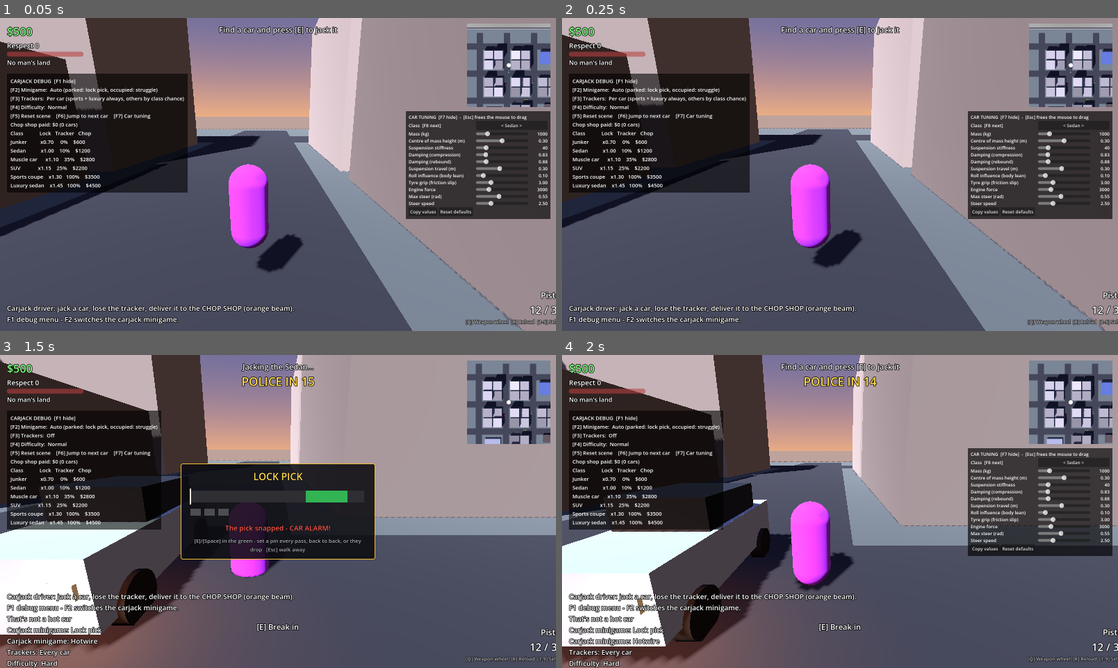
Above: before the commit, frames 1-4 (two rows, left to right).
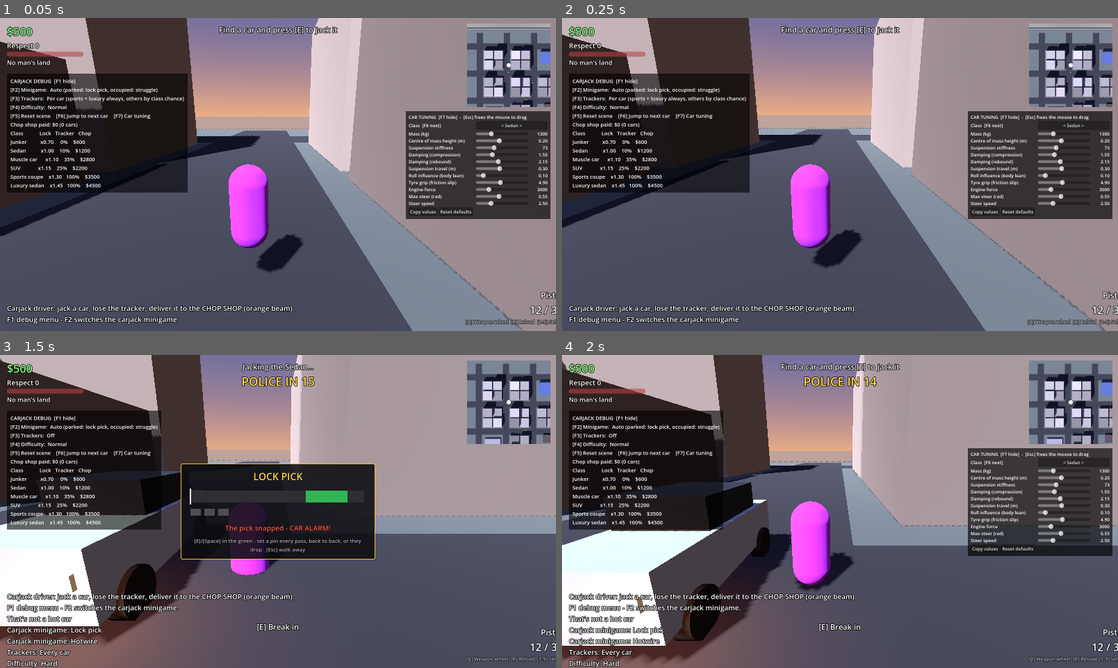
Above: after the commit, the same moments.

Repository: ncpawlak/streetlawgame
Game: Godot game, scene res://tests/carjack_test_runner.tscn
Two runs of this game, one before a commit and one after it. Both use one fixed random seed, a clock stepped at 60 frames per second and the inputs below. This scene is started directly instead of the project's main scene.
Inputs (mouse positions are in pixels of both pictures, inside the frame that each line leads up to):
- Up to frame 1 (0.05 s): no input
- Up to frame 2 (0.25 s): no input
- Up to frame 3 (1.5 s): tap E (interact) at 0.5 s; move the mouse to (400, 495) at 0.52 s; hold D (move_right) 0.53-1.25 s; hold Right mouse button (aim) 0.53-1.25 s; click (400, 495) at 0.67 s; drag from (166, 527) to (250, 574) at 1.27 s
- Up to frame 4 (2 s): no input

The runs differ from the first frame. In frame 1, 0.2% of the frame differs, in the area x 87-99%, y 36-54%; in frame 2, 0.2%; in frame 3, 3.2%, in the area x 0-100%, y 0-95%; in frame 4, 0.6%.

Commit message:
Make the play-tuned sedan handling the stock Vehicle default; rebase classes onto it
Stock: mass 1300, CoM 0.2, stiffness 73, damping 1.55/2.15, grip 4.9. Other classes keep their relative offsets. Adds truck/off-road design notes. Rocket test threshold relaxed: fixed explosion impulse now shoves the heavier car ~0.2 m.

Co-authored-by: Copilot App <223556219+Copilot@users.noreply.github.com>

Diff:
--- a/scripts/vehicles/vehicle.gd
+++ b/scripts/vehicles/vehicle.gd
@@ -65,11 +65,11 @@
 
 func _ready() -> void:
 	add_to_group("vehicles")
-	mass = 1000.0
+	mass = 1300.0
 	collision_layer = 8
 	collision_mask = 15
 	center_of_mass_mode = RigidBody3D.CENTER_OF_MASS_MODE_CUSTOM
-	center_of_mass = Vector3(0.0, 0.3, 0.0)
+	center_of_mass = Vector3(0.0, 0.2, 0.0)
 	contact_monitor = true
 	max_contacts_reported = 4
 	body_entered.connect(_on_body_entered)
@@ -274,8 +274,10 @@
 		wheel.wheel_radius = 0.4
 		wheel.wheel_rest_length = 0.3
 		wheel.suspension_travel = 0.3
-		wheel.suspension_stiffness = 40.0
-		wheel.wheel_friction_slip = 3.0
+		wheel.suspension_stiffness = 73.0
+		wheel.damping_compression = 1.55
+		wheel.damping_relaxation = 2.15
+		wheel.wheel_friction_slip = 4.9
 		var tire_mesh := MeshInstance3D.new()
 		tire_mesh.mesh = tire
 		tire_mesh.rotation.z = PI / 2.0
--- a/scripts/vehicles/vehicle_class.gd
+++ b/scripts/vehicles/vehicle_class.gd
@@ -6,16 +6,18 @@
 ##     var car := Vehicle.new()
 ##     car.vehicle_class_id = &"muscle"
 ## Changing a row changes every car of that class. Leave the id empty for the stock Sedan build.
+## Planned: truck (higher centre of mass, bouncier suspension) and off-road truck (heavier, more grip).
 
 ## Lock difficulty and tracker chance are relative to a sedan (1.0) and run 0..1. Handling keys are
-## [constant VehicleTuning.PARAMS]; any key left out keeps the stock value.
+## [constant VehicleTuning.PARAMS]; any key left out keeps the stock value. The stock (sedan) handling
+## was play-tuned; the other rows are that baseline scaled by their original offsets, still unbalanced.
 const TABLE := {
 	&"junker": {
 		"display_name": "Junker", "color": Color(0.45, 0.38, 0.3), "lock_difficulty": 0.7,
 		"tracker_chance": 0.0, "chop_value": 600, "max_health": 220.0,
-		"handling": {&"mass": 900.0, &"center_of_mass_y": 0.4, &"suspension_stiffness": 30.0,
-			&"damping_compression": 0.6, &"damping_relaxation": 0.7, &"suspension_travel": 0.35,
-			&"roll_influence": 0.15, &"friction_slip": 2.5, &"engine_force": 2200.0, &"max_steer": 0.5,
+		"handling": {&"mass": 1170.0, &"center_of_mass_y": 0.3, &"suspension_stiffness": 55.0,
+			&"damping_compression": 1.1, &"damping_relaxation": 1.7, &"suspension_travel": 0.35,
+			&"roll_influence": 0.15, &"friction_slip": 4.1, &"engine_force": 2200.0, &"max_steer": 0.5,
 			&"steer_speed": 2.0},
 	},
 	&"sedan": {
@@ -26,30 +28,30 @@
 	&"muscle": {
 		"display_name": "Muscle car", "color": Color(0.9, 0.55, 0.1), "lock_difficulty": 1.1,
 		"tracker_chance": 0.35, "chop_value": 2800, "max_health": 340.0,
-		"handling": {&"mass": 1400.0, &"suspension_stiffness": 45.0, &"damping_compression": 0.9,
-			&"damping_relaxation": 1.0, &"roll_influence": 0.12, &"friction_slip": 2.6,
+		"handling": {&"mass": 1820.0, &"suspension_stiffness": 82.0, &"damping_compression": 1.7,
+			&"damping_relaxation": 2.45, &"roll_influence": 0.12, &"friction_slip": 4.2,
 			&"engine_force": 5200.0, &"max_steer": 0.5, &"steer_speed": 2.3},
 	},
 	&"suv": {
 		"display_name": "SUV", "color": Color(0.15, 0.3, 0.2), "lock_difficulty": 1.15,
 		"tracker_chance": 0.25, "chop_value": 2200, "max_health": 420.0,
-		"handling": {&"mass": 2000.0, &"center_of_mass_y": 0.55, &"suspension_stiffness": 50.0,
-			&"damping_compression": 1.0, &"damping_relaxation": 1.1, &"suspension_travel": 0.4,
+		"handling": {&"mass": 2600.0, &"center_of_mass_y": 0.45, &"suspension_stiffness": 91.0,
+			&"damping_compression": 1.85, &"damping_relaxation": 2.7, &"suspension_travel": 0.4,
 			&"roll_influence": 0.2, &"engine_force": 4800.0, &"max_steer": 0.5, &"steer_speed": 2.0},
 	},
 	&"sports": {
 		"display_name": "Sports coupe", "color": Color(0.8, 0.1, 0.1), "lock_difficulty": 1.3,
 		"tracker_chance": 1.0, "chop_value": 3500, "max_health": 260.0,
-		"handling": {&"mass": 1150.0, &"center_of_mass_y": 0.15, &"suspension_stiffness": 80.0,
-			&"damping_compression": 1.4, &"damping_relaxation": 1.6, &"suspension_travel": 0.2,
-			&"roll_influence": 0.05, &"friction_slip": 4.0, &"engine_force": 5500.0, &"max_steer": 0.6,
+		"handling": {&"mass": 1500.0, &"center_of_mass_y": 0.05, &"suspension_stiffness": 146.0,
+			&"damping_compression": 2.6, &"damping_relaxation": 3.9, &"suspension_travel": 0.2,
+			&"roll_influence": 0.05, &"friction_slip": 6.5, &"engine_force": 5500.0, &"max_steer": 0.6,
 			&"steer_speed": 3.2},
 	},
 	&"luxury": {
 		"display_name": "Luxury sedan", "color": Color(0.08, 0.08, 0.1), "lock_difficulty": 1.45,
 		"tracker_chance": 1.0, "chop_value": 4500, "max_health": 360.0,
-		"handling": {&"mass": 1800.0, &"suspension_stiffness": 55.0, &"damping_compression": 1.2,
-			&"damping_relaxation": 1.4, &"roll_influence": 0.08, &"friction_slip": 3.4,
+		"handling": {&"mass": 2340.0, &"suspension_stiffness": 100.0, &"damping_compression": 2.25,
+			&"damping_relaxation": 3.4, &"roll_influence": 0.08, &"friction_slip": 5.55,
 			&"engine_force": 4800.0, &"steer_speed": 2.4},
 	},
 }
--- a/scripts/vehicles/vehicle_tuning.gd
+++ b/scripts/vehicles/vehicle_tuning.gd
@@ -20,14 +20,14 @@
 	[&"steer_speed", "Steer speed", 0.5, 8.0, 0.1],
 ]
 
-var mass := 1000.0
-var center_of_mass_y := 0.3
-var suspension_stiffness := 40.0
-var damping_compression := 0.83
-var damping_relaxation := 0.88
+var mass := 1300.0
+var center_of_mass_y := 0.2
+var suspension_stiffness := 73.0
+var damping_compression := 1.55
+var damping_relaxation := 2.15
 var suspension_travel := 0.3
 var roll_influence := 0.1
-var friction_slip := 3.0
+var friction_slip := 4.9
 var engine_force := 3000.0
 var max_steer := 0.55
 var steer_speed := 2.5
--- a/tests/carjack_tests.gd
+++ b/tests/carjack_tests.gd
@@ -61,7 +61,11 @@
 	_runner.add_child(plain)
 	_runner.add_child(muscle)
 	var data := VehicleClass.find(&"muscle")
-	_check(plain.vehicle_class == null and plain.mass == 1000.0 and plain.max_engine_force == 3000.0, "a Vehicle without a class keeps the stock build")
+	_check(plain.vehicle_class == null and plain.mass == 1300.0 and plain.max_engine_force == 3000.0, "a Vehicle without a class keeps the stock build")
+	_check(VehicleTuning.from_vehicle(plain).to_text() == stock.to_text(), "a plain Vehicle's body and wheels match the VehicleTuning stock defaults")
+	_check(stock.mass == 1300.0 and is_equal_approx(stock.center_of_mass_y, 0.2) and stock.suspension_stiffness == 73.0
+		and is_equal_approx(stock.damping_compression, 1.55) and is_equal_approx(stock.damping_relaxation, 2.15)
+		and is_equal_approx(stock.friction_slip, 4.9), "stock handling is the play-tuned sedan (1300 kg, CoM 0.2, 73 / 1.55 / 2.15, grip 4.9)")
 	_check(muscle.vehicle_class == data and muscle.mass == data.handling.mass and muscle.max_engine_force == data.handling.engine_force
 		and muscle.health == data.max_health and muscle.body_color == data.color
 		and is_equal_approx(VehicleTuning.wheels_of(muscle)[0].wheel_friction_slip, data.handling.friction_slip), "a Vehicle with a class takes its handling, health and paint")
@@ -215,7 +219,7 @@
 	_check(junker.car_value == VehicleClass.find(&"junker").chop_value and luxury.car_value > coupe.car_value and coupe.car_value > junker.car_value, "a car's chop value comes from its class")
 	_check(driver.jack_difficulty(junker) < driver.jack_difficulty(sedan) and driver.jack_difficulty(sedan) < driver.jack_difficulty(luxury), "classes set lock difficulty (junker < sedan < luxury)")
 	_check(coupe.has_tracker and luxury.has_tracker and not junker.has_tracker, "sports and luxury cars always carry a tracker, junkers never do")
-	_check(suv.mass == 2000.0 and luxury.mass > sedan.mass and junker.max_health < sedan.max_health, "classes set the handling and health")
+	_check(suv.mass == VehicleClass.find(&"suv").handling.mass and suv.mass > sedan.mass and luxury.mass > sedan.mass and junker.max_health < sedan.max_health, "classes set the handling and health")
 	driver.difficulty_level = &"hard"
 	_check(driver.jack_difficulty(luxury) == CarjackDriver.MAX_JACK_DIFFICULTY, "hard + luxury is capped so it stays winnable")
 	driver.difficulty_level = &"normal"
@@ -283,16 +287,16 @@
 
 	# Live handling tuning (F7): per class, sliders push values onto that class's cars; reset restores.
 	driver.select_tuning_class(&"sedan")
-	_check(driver.default_tuning().mass == 1000.0 and driver.default_tuning().suspension_stiffness == 40.0, "the sedan class keeps the stock handling")
+	_check(driver.default_tuning().mass == 1300.0 and driver.default_tuning().suspension_stiffness == 73.0, "the sedan class keeps the stock handling")
 	driver.set_tuning(&"mass", 2400.0)
 	driver.set_tuning(&"damping_relaxation", 2.5)
 	var wheels := VehicleTuning.wheels_of(sedan)
 	_check(sedan.mass == 2400.0 and wheels.size() == 4 and wheels[0].damping_relaxation == 2.5, "tuning sliders apply live to the class being tuned")
-	_check(suv.mass == VehicleClass.find(&"suv").handling.mass and VehicleClass.find(&"sedan").handling.mass == 1000.0, "tuning one class leaves other classes and the class table alone")
+	_check(suv.mass == VehicleClass.find(&"suv").handling.mass and VehicleClass.find(&"sedan").handling.mass == 1300.0, "tuning one class leaves other classes and the class table alone")
 	var report := driver.report_tuning()
 	_check(report.contains("[sedan]") and report.contains("mass=2400"), "tuning values can be copied out, labelled with the class")
 	driver.reset_tuning()
-	_check(sedan.mass == 1000.0 and is_equal_approx(VehicleTuning.wheels_of(sedan)[0].damping_relaxation, driver.default_tuning().damping_relaxation), "reset restores the class's handling")
+	_check(sedan.mass == 1300.0 and is_equal_approx(VehicleTuning.wheels_of(sedan)[0].damping_relaxation, driver.default_tuning().damping_relaxation), "reset restores the class's handling")
 	_check(driver.cycle_tuning_class() == &"muscle", "F8 steps the tuning panel to the next class")
 	driver.select_tuning_class(&"sedan")
 
--- a/tests/run_tests.gd
+++ b/tests/run_tests.gd
@@ -181,7 +181,7 @@
 	var car_start := car.global_position
 	Projectile.launch(player, GameState.weapon_data(&"rpg"), car.global_position + Vector3(-4.0, 0.9, 0.0), Vector3(1.0, 0.0, 0.0))
 	await _physics_frames(30)
-	_check(car.health < car.max_health and car.global_position.distance_to(car_start) > 0.3, "rockets explode on impact and throw vehicles (%.0f hp)" % car.health)
+	_check(car.health < car.max_health and car.global_position.distance_to(car_start) > 0.1, "rockets explode on impact and shove vehicles (%.0f hp, moved %.2f m)" % [car.health, car.global_position.distance_to(car_start)])
 	car.queue_free()
 
 	near.health = near.max_health
